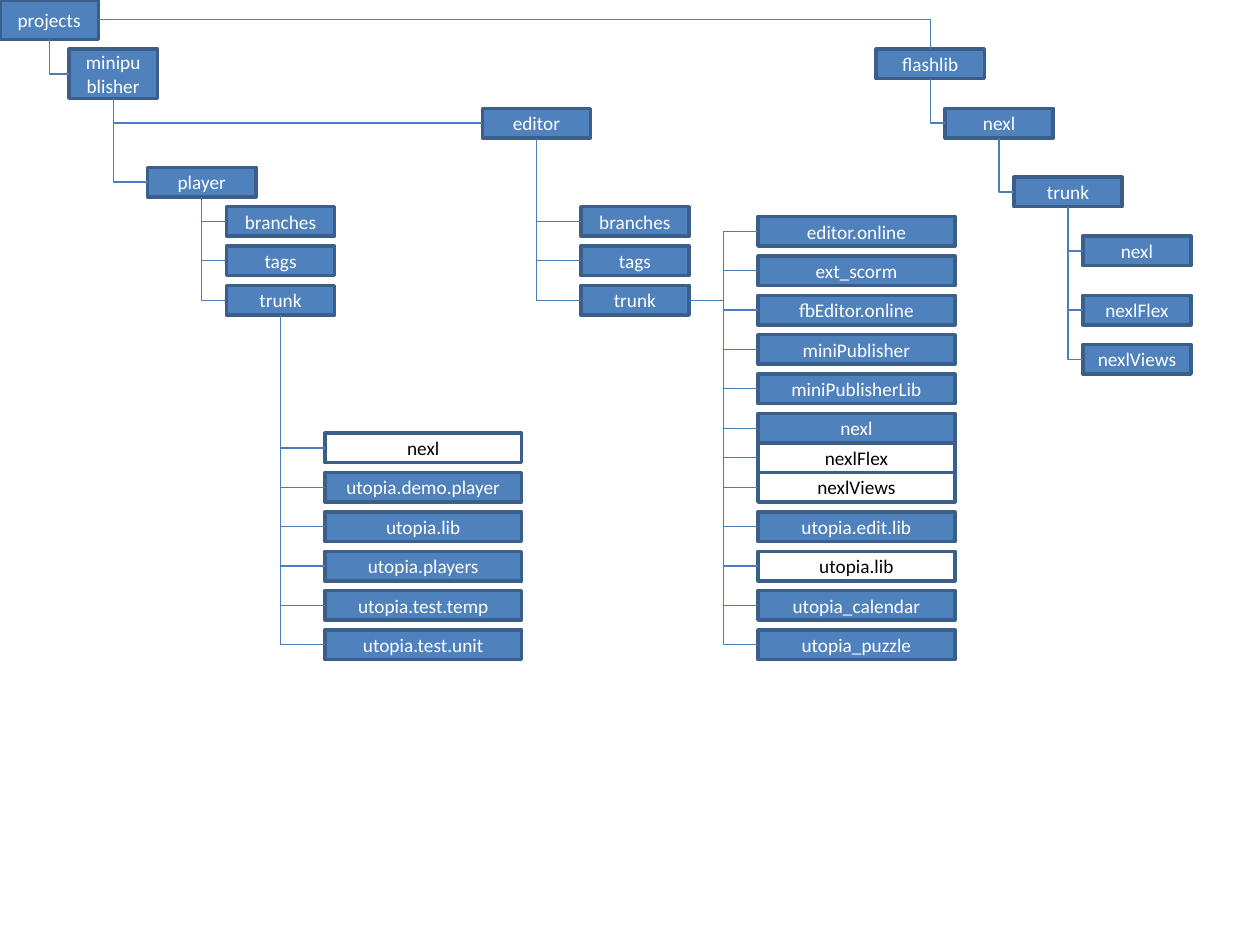
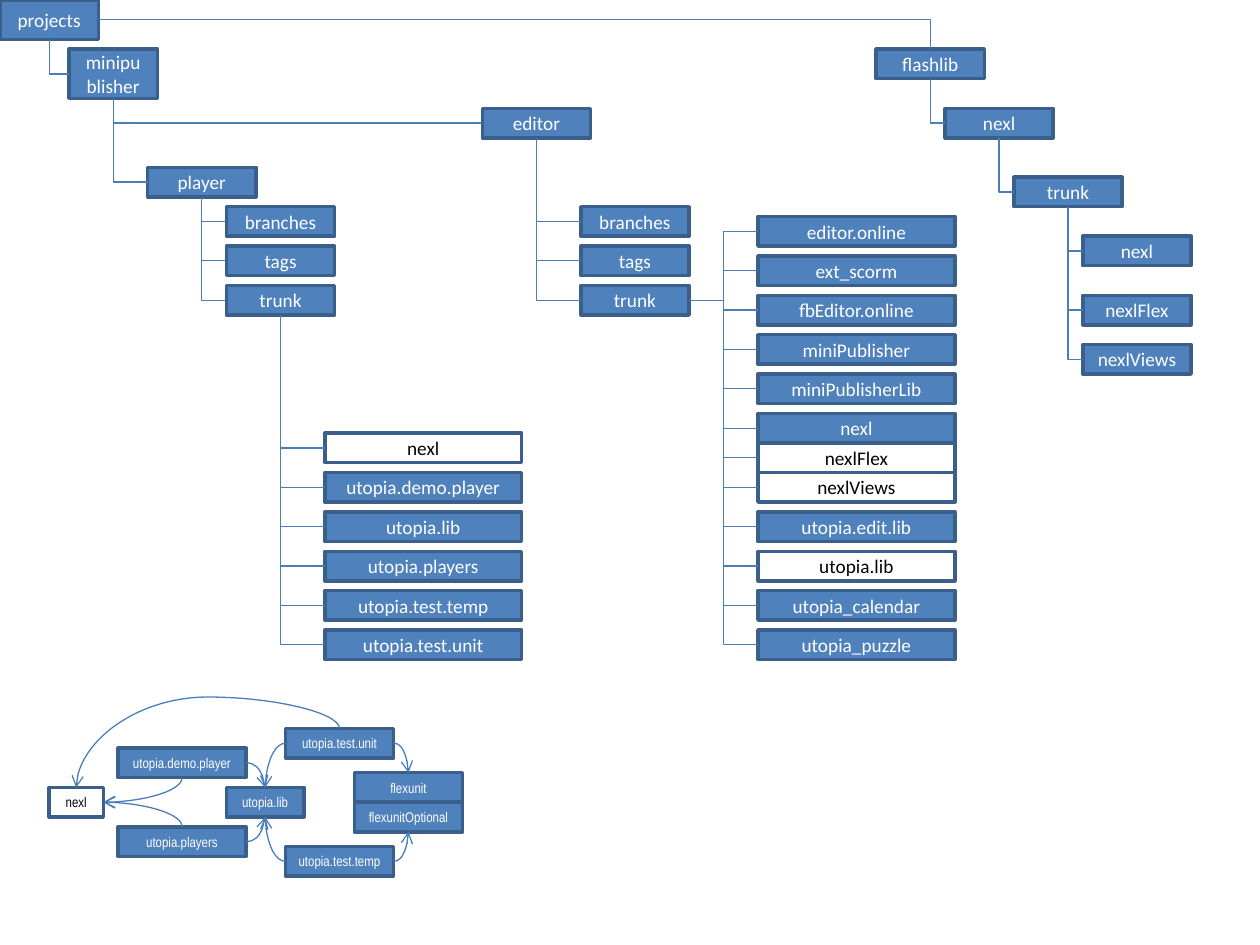
Before and after one commit to myedlt/myrmengine, a slide deck: slide 1 of ydp/mydoc/YDP-SVN.pptx. Drawn at 1260x945 pixels with LibreOffice and Linux fonts; fonts in the diff are those of the drawing. Boxes give left, top, right and bottom in pixels: in the first picture for what was removed or moved away, otherwise in the second. Text is boxed around its words. In the diff, an @@ line names an element or a change of style, - is before the commit and + after.

```diff
--- a/ydp/mydoc/YDP-SVN.pptx
+++ b/ydp/mydoc/YDP-SVN.pptx
@@ curved arrow added from (340, 728) to (77, 788), #4B7EBC 0.75 pt @@
@@ rectangle added at [118,748,247,777], fill #4F81BD, outline #3A5F8C 2 pt, 8 pt, text #FFFFFF @@
+utopia.demo.player
@@ curved arrow added from (286, 743) to (265, 788), #4B7EBC 0.75 pt @@
@@ rectangle added at [286,728,394,757], fill #4F81BD, outline #3A5F8C 2 pt, 8 pt, text #FFFFFF @@
+utopia.test.unit
@@ curved arrow added from (393, 743) to (408, 772), #4B7EBC 0.75 pt @@
@@ curved arrow added from (183, 777) to (103, 803), #4B7EBC 0.75 pt @@
@@ curved arrow added from (246, 762) to (265, 788), #4B7EBC 0.75 pt @@
@@ rectangle added at [354,772,462,801], fill #4F81BD, outline #3A5F8C 2 pt, 8 pt, text #FFFFFF @@
+flexunit
@@ rectangle added at [49,788,103,816], outline #3A5F8C 2 pt, 8 pt, text #000000 @@
+nexl
@@ curved arrow added from (183, 827) to (103, 803), #4B7EBC 0.75 pt @@
@@ rectangle added at [227,788,305,816], fill #4F81BD, outline #3A5F8C 2 pt, 8 pt, text #FFFFFF @@
+utopia.lib
@@ rectangle added at [354,803,462,832], fill #4F81BD, outline #3A5F8C 2 pt, 8 pt, text #FFFFFF @@
+flexunitOptional
@@ rectangle added at [118,827,247,856], fill #4F81BD, outline #3A5F8C 2 pt, 8 pt, text #FFFFFF @@
+utopia.players
@@ curved arrow added from (246, 842) to (265, 816), #4B7EBC 0.75 pt @@
@@ curved arrow added from (286, 862) to (265, 816), #4B7EBC 0.75 pt @@
@@ curved arrow added from (393, 862) to (408, 832), #4B7EBC 0.75 pt @@
@@ rectangle added at [286,847,394,876], fill #4F81BD, outline #3A5F8C 2 pt, 8 pt, text #FFFFFF @@
+utopia.test.temp
```
Also in this commit, not shown: 1 other file.
